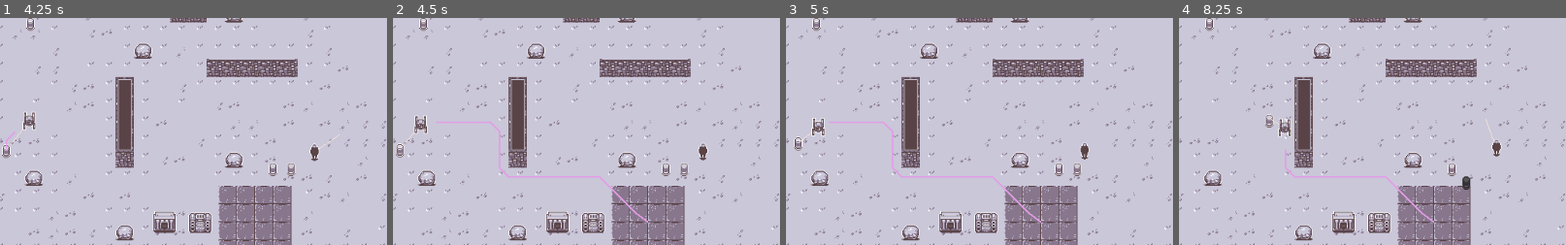
Above: before the commit, frames 1-4 (left to right).
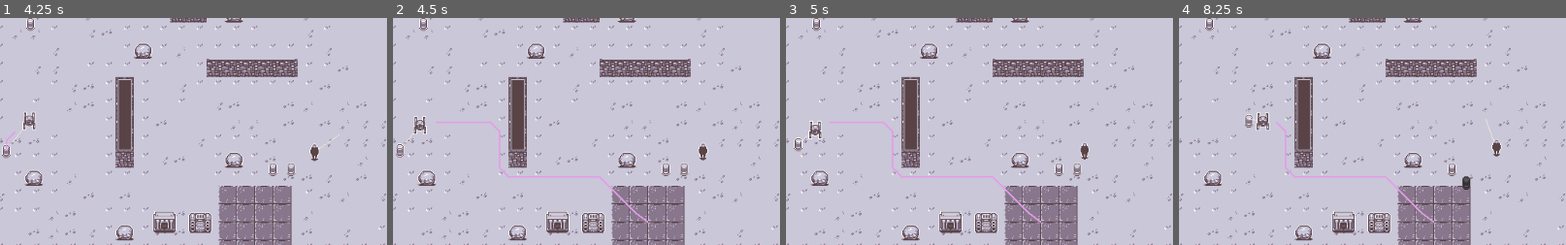
Above: after the commit, the same moments.

Repository: Fris0uman/Symbiotic_scavenger
Game: Godot game, scene res://assets/Scenes/World.tscn
Same seed, same stepped clock (60 frames per second), same inputs: the game is played once before the commit and once after it.
Inputs (mouse positions are % of the whole screen's width and height, from its top left):
- Up to frame 1 (4.25 s): move the mouse to (72, 45) at 0.52 s; hold D (move_right) 0.53-1.28 s; hold E (grab) 0.53-1.28 s; click (72, 45) at 0.8 s; move the mouse to (30, 55) at 1.27 s; hold S (move_down) 1.28-2.03 s; click (30, 55) at 1.35 s; tap E (grab) at 1.55, 3.05 s; move the mouse to (60, 28) at 2.02 s; hold D (move_right) 2.03-2.78 s; hold E (grab) 2.03-2.78 s; click (60, 28) at 2.3 s; move the mouse to (45, 70) at 2.77 s; hold Up (move_up) 2.78-3.53 s; click (45, 70) at 2.85 s; move the mouse to (80, 65) at 3.52 s; hold A (move_left) from 3.53 s (still down); hold E (grab) from 3.53 s (still down); click (80, 65) at 3.8 s; right-click (80, 65) at 4.15 s
- Up to frame 2 (4.5 s): keep holding A (move_left); move the mouse to (20, 35) at 4.27 s; release E (grab) at 4.28 s; click (20, 35) at 4.35 s
- Up to frame 3 (5 s): keep holding A (move_left); tap E (grab) at 4.55 s
- Up to frame 4 (8.25 s): move the mouse to (55, 50) at 5.02 s; release A (move_left) at 5.03 s; hold S (move_down) 5.03-5.78 s; hold E (grab) 5.03-5.78 s; click (55, 50) at 5.3 s; move the mouse to (35, 25) at 5.77 s; hold D (move_right) 5.78-6.53 s; click (35, 25) at 5.85 s; tap E (grab) at 6.05, 7.55 s; move the mouse to (72, 45) at 6.52 s; hold Up (move_up) 6.53-7.28 s; hold E (grab) 6.53-7.28 s; click (72, 45) at 6.8 s; move the mouse to (30, 55) at 7.27 s; hold D (move_right) 7.28-8.03 s; click (30, 55) at 7.35 s; move the mouse to (60, 28) at 8.02 s; hold S (move_down) from 8.03 s (still down); hold E (grab) from 8.03 s (still down)
The pictures show only the part of the screen within x 29-79%, y 47-97%; the shares and areas given below are measured in that part.

Frame 1 is identical in both runs. In frame 2, 0.2% of the frame differs, in the area x 5-10%, y 43-52%; in frame 3, 0.3%; in frame 4, 0.6%, in the area x 16-30%, y 41-59%.

Commit message:
Allow multiple grabbers on Body

Diff:
--- a/project.godot
+++ b/project.godot
@@ -81,6 +81,11 @@
 "events": [ Object(InputEventMouseButton,"resource_local_to_scene":false,"resource_name":"","device":0,"alt":false,"shi …(212 unchanged characters)…
  ]
 }
+cancel={
+"deadzone": 0.5,
+"events": [ Object(InputEventMouseButton,"resource_local_to_scene":false,"resource_name":"","device":0,"alt":false,"shift":false,"control":false,"meta":false,"command":false,"button_mask":0,"position":Vector2( 0, 0 ),"global_position":Vector2( 0, 0 ),"factor":1.0,"button_index":2,"pressed":false,"doubleclick":false,"script":null)
+ ]
+}
 
 [physics]
 
--- a/src/Actor.gd
+++ b/src/Actor.gd
@@ -15,6 +15,10 @@
 
 signal grab_ray_hit(collider, emitter)
 signal grab_release(grabbed,grabber)
+
+func _physics_process(delta: float) -> void:
+	if _grabbed_object != null:
+		apply_grab(_grabbed_object)
 
 func confirm_grab()->void:
 	emit_signal("grab_ray_hit", grab_ray.get_collider(), self)
--- a/src/Body.gd
+++ b/src/Body.gd
@@ -1,22 +1,20 @@
 extends RigidBody2D
 class_name Body
 
-var _grabber: RigidBody2D
+var _grabbers: Array
 
 var grab_force_vector:= Vector2.ZERO
 
 var contact_point: Vector2
 
-var just_released:= false
-
 export var _body_size:= 20
 
 func _physics_process(_delta: float) -> void:
-	if _grabber != null:
-		apply_grab(_grabber)
-	elif just_released:
-		apply_central_impulse(Vector2.ZERO)
-		just_released = false
+	apply_all_grabs()
+
+func apply_all_grabs() ->void:
+	for body in _grabbers:
+		apply_grab(body)
 
 func apply_grab(body_to_link: RigidBody2D) -> void:
 	if body_to_link != null:
@@ -25,14 +23,15 @@
 		grab_force_vector = grab_pos - pos
 		apply_central_impulse(grab_force_vector)
 
-func set_grabber(body: RigidBody2D) ->void:
-	_grabber = body
+func add_grabber(body: RigidBody2D) ->void:
+	_grabbers.append(body)
 
 func be_released(released_by: RigidBody2D) ->void:
-	if released_by != _grabber:
-		print("Trying to release from wrong grabber")
-	set_grabber(null)
-	just_released = true
+	var index:= _grabbers.find(released_by)
+	if index == -1:
+		print("%s trying to release from wrong grabber %s" % [name, released_by.name])
+	else:
+		_grabbers.remove(index)
 
 func get_body_size()->int:
 	return _body_size
--- a/src/Player.gd
+++ b/src/Player.gd
@@ -7,7 +7,7 @@
 
 func _process(_delta: float) -> void:
 	trying_grab = Input.is_action_pressed("grab")
-	if _grabbed_object != null && Input.is_action_just_pressed("interact"):
+	if _grabbed_object != null && Input.is_action_just_pressed("cancel"):
 		release_grab()
 
 	update()
@@ -23,7 +23,5 @@
 	move_force = move(move_force)
 
 	if trying_grab:
-		if try_grab(get_global_mouse_position()) && Input.is_action_pressed("interact"):
+		if try_grab(get_global_mouse_position()) && Input.is_action_just_pressed("interact"):
 			confirm_grab()
-	if _grabbed_object != null:
-		apply_grab(_grabbed_object)
--- a/src/World.gd
+++ b/src/World.gd
@@ -11,7 +11,10 @@
 		if body.connect("grab_release", self, "_on_grab_release") !=0: print("can't connect grab_release")
 
 func _on_grab_ray_hit(collider: Object, emitter: Object)->void:
-	collider.set_grabber(emitter)
+	#if !collider.is_class("Body"):
+	#	print("%s tried to grab a non body %s" % [emitter.name, collider.name])
+	#	return
+	collider.add_grabber(emitter)
 	emitter.set_grabbed_object(collider)
 
 
